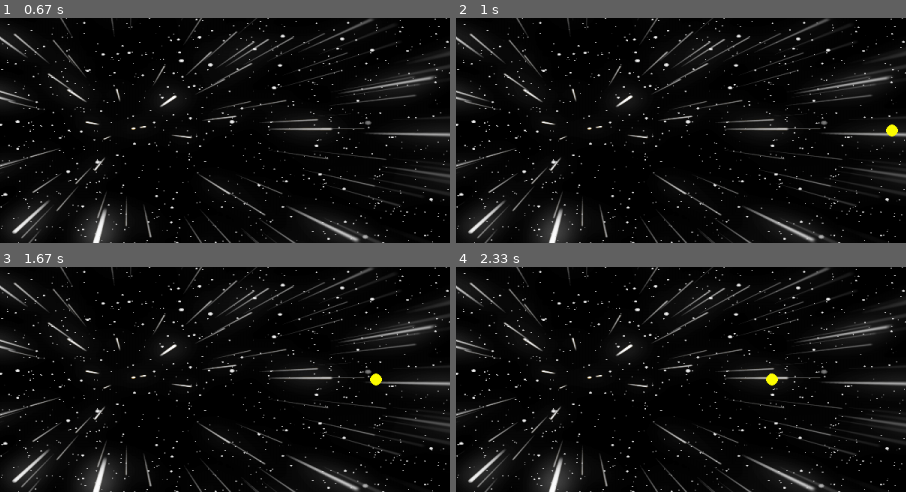
Above: before the commit, frames 1-4 (two rows, left to right).
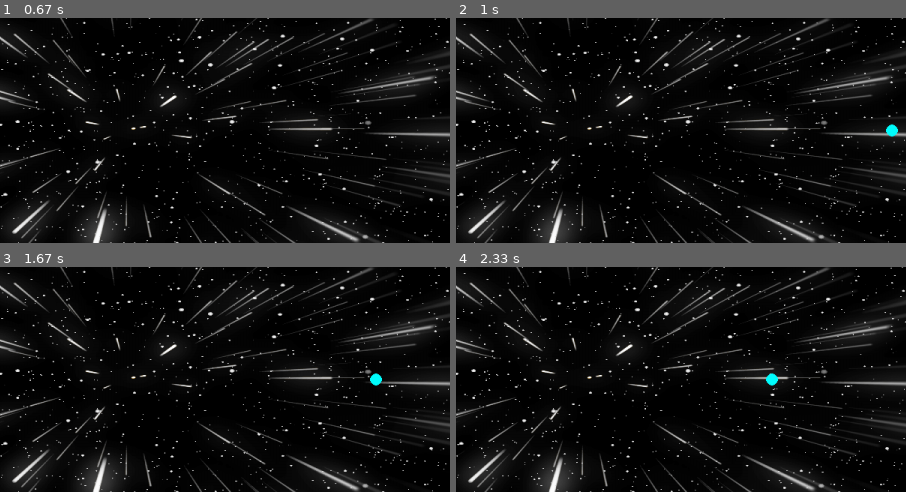
Above: after the commit, the same moments.

Repository: mmdtcn/Pygame
Game: pygame game, started from Tutorial/Lesson07/main.py
Same seed, same stepped clock (60 frames per second), same inputs: the game is played once before the commit and once after it.
Inputs:
- Up to frame 1 (0.67 s): tap Space at 0.33 s
- Up to frame 2 (1 s): hold 7 from 0.67 s (still down); hold Right from 0.67 s (still down); tap Space at 0.73 s; tap 6 at 0.82 s
- Up to frame 3 (1.67 s): tap Space at 1.03, 1.57 s; release 7 at 1.13 s; release Right at 1.13 s; tap 8 at 1.17 s; hold Right from 1.5 s (still down)
- Up to frame 4 (2.33 s): tap Space at 1.87, 2.07 s; release Right at 1.97 s; hold Up 2-2.3 s; tap 6 at 2.15 s
The pictures show only the part of the screen within x 36-86%, y 25-75%; the shares and areas given below are measured in that part.

Frame 1 is identical in both runs. In frame 2, 0.1% of the frame differs, in the area x 95-99%, y 47-53%; in frame 3, 0.1%; in frame 4, 0.1%.

Commit message:
Changes to be committed:

Diff:
--- a/Tutorial/Lesson07/main.py
+++ b/Tutorial/Lesson07/main.py
@@ -1,18 +1,18 @@
 import math
 import pygame
+from pygame import mixer
+
 
 pygame.init()
-
-
 
 screen_width = 1200
 screen_height = 600
-# screen setup
+# screen setups
 screen_size = (screen_width, screen_height)
 screen = pygame.display.set_mode(screen_size)
 
 # display title and icon setup
-pygame.display.set_caption("Lesson5: Adding second player, collision detection")
+pygame.display.set_caption("Lesson7: Adding sound and score text")
 icon_img = pygame.image.load('icon.png')
 pygame.display.set_icon(icon_img)
 
@@ -22,6 +22,9 @@
 bg_img = pygame.transform.scale(bg_img, screen_size)
 bg_color = (255, 255, 255)
 
+# background music
+mixer.music.load('background.wav')
+mixer.music.play(-1)
 
 # Define border line
 Color_line = (128, 128, 255)
@@ -76,11 +79,13 @@
     screen.blit(player, (X, Y))
 
 def fire_bullet(X, Y, player):
-    pygame.draw.circle(screen, (255, 255, 0), (X, Y), r_bullet, 0)
     if player == 'PL1':
         pl1_state = 'fire'
+        bullet_color=(255,255,0)
     elif player == 'PL2':
         pl2_state ='fire'
+        bullet_color=(0,255,255)
+    pygame.draw.circle(screen, bullet_color, (X, Y), r_bullet, 0)
 
 
 running = True
@@ -91,6 +96,11 @@
 
 Player2_X = screen_width-80
 Player2_Y = 270
+
+# Keep score of players
+score_player1=0
+score_player2=0
+
 
 while running:
     for event in pygame.event.get():
@@ -107,6 +117,8 @@
             if event.key == pygame.K_DOWN:
                 Player1Y_Change += 1
             if event.key == pygame.K_SPACE and pl1_state == 'ready':
+                bullet_sound=mixer.Sound('laser.wav')
+                bullet_sound.play()
                 pl1_state = 'fire'
             # Second Player Key Events
             if event.key == pygame.K_KP6:
@@ -118,6 +130,8 @@
             if event.key == pygame.K_KP2:
                 Player2Y_Change += 1
             if event.key == pygame.K_KP7 and pl2_state == 'ready':
+                bullet_sound=mixer.Sound('laser.wav')
+                bullet_sound.play()
                 pl2_state = 'fire'
         if event.type == pygame.KEYUP:
             # Player 1 Stoppage
@@ -142,6 +156,7 @@
     Player2_X += Player2X_Change
     Player2_Y += Player2Y_Change
 
+
     # First Player
     # Limit the x movements to the borderline
     if Player1_X < 5:
@@ -186,10 +201,16 @@
         bullet1_x += 2
         # we add 32 pixels as half of the player dimension to compare bullet location with center of the player
         collision_text = collision(Player2_X+32, Player2_Y+32, bullet1_x, bullet1_y)
+        if collision_text=='Hit':
+            explosion_sound=mixer.Sound('explosion.wav')
+            explosion_sound.play()
+            # Move bullet outside of the screen, so the hit will be detected only once!
+            bullet1_y=800
+            score_player1=score_player1+1
 
         if bullet1_x > Player2_X:
             pl1_state = 'ready'
-            print("Player 1: The fire status is: " + collision_text)
+            print("Player 1 " + collision_text+", score:"+str(score_player1))
 
      # Player 2: if it is in fire state, bullet should be drawn and its trajectories get updated
     if pl2_state == 'fire':
@@ -197,10 +218,16 @@
         bullet2_x -= 2
         # we add 32 pixels as half of the player dimension to compare bullet location with center of the player
         collision_text = collision(Player1_X+32, Player1_Y+32, bullet2_x, bullet2_y)
-
-        if bullet2_x < Player1_X:
+        if collision_text=='Hit':
+            explosion_sound=mixer.Sound('explosion.wav')
+            explosion_sound.play()
+            # Move bullet outside of the screen, so the hit will be detected only once!
+            bullet2_y=800
+            score_player2+=1
+
+        if bullet2_x < Player1_X+60:
             pl2_state = 'ready'
-            print("Player 2: The fire status is: " + collision_text)
+            print("Player 2 " + collision_text+", score:"+str(score_player2))
 
 
     pygame.display.update()
